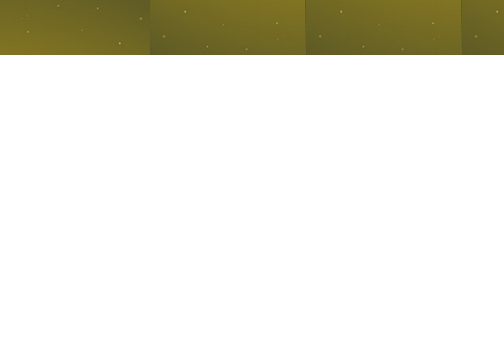
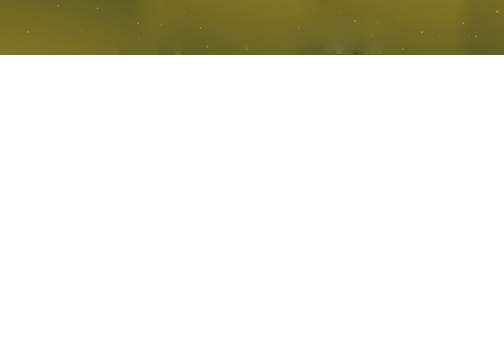
Comparing the layer stacks of the two 504×360 images. Changes:
added layer "Layer 2 copy 2" above "Layer 2 copy" over [118, 0, 476, 55]
hid "Layer 2 copy" over [118, 0, 305, 55]
hid "Layer 5" over [461, 0, 476, 55]
hid "Layer 4" over [305, 0, 461, 55]
hid "Background" over [118, 0, 476, 55]
